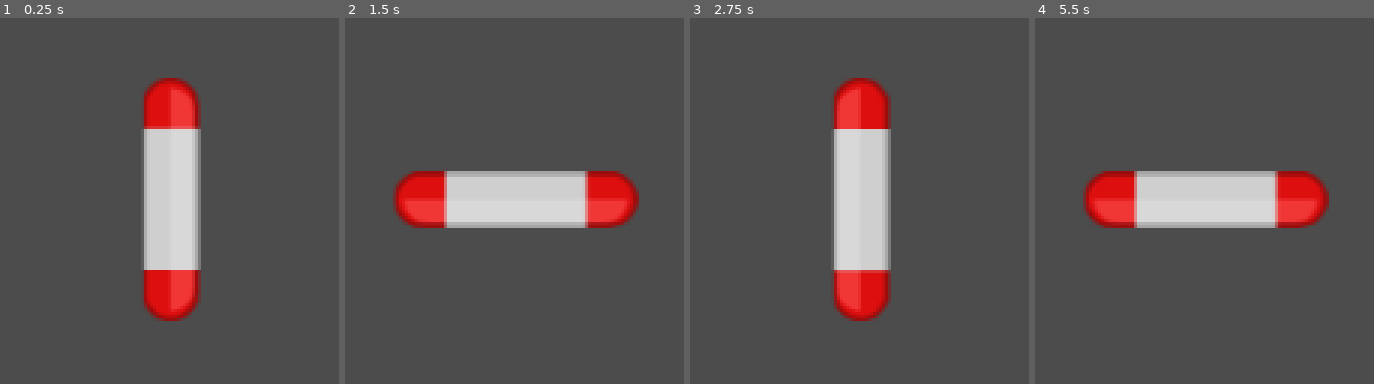
Above: before the commit, frames 1-4 (left to right).
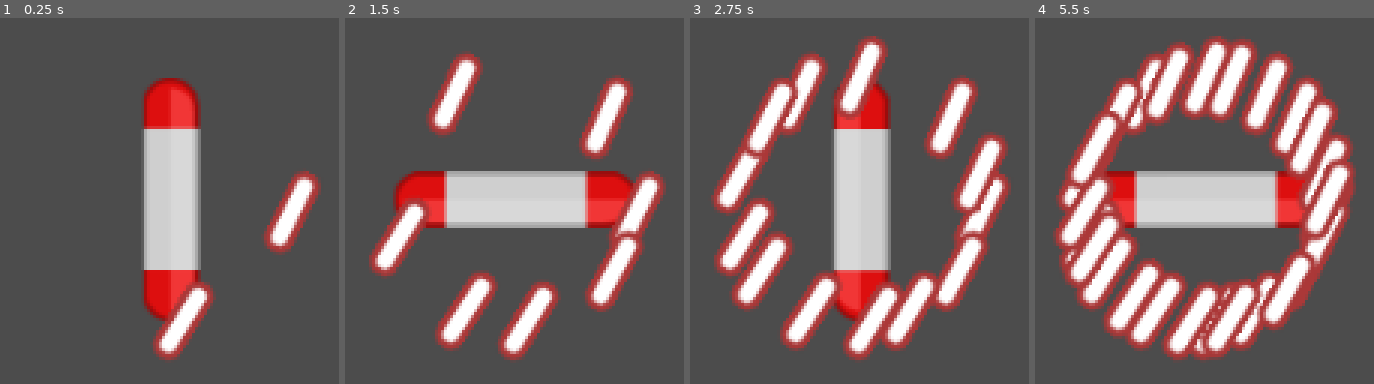
Above: after the commit, the same moments.

Repository: ItsSeaJay/godot-wild-jam-22
Game: Godot game, scene res://Game.tscn
Two runs of this game, one before a commit and one after it. Both use one fixed random seed, a clock stepped at 60 frames per second and the inputs below.
Inputs:
- Up to frame 1 (0.25 s): no input
- Up to frame 2 (1.5 s): no input
- Up to frame 3 (2.75 s): no input
- Up to frame 4 (5.5 s): no input

The runs differ from the first frame. In frame 1, 4.2% of the frame differs, in the area x 45-95%, y 41-94%; in frame 2, 14%; in frame 3, 25%; in frame 4, 37%, in the area x 5-95%, y 4-94%.

Commit message:
Add shooting to player

Diff:
--- /dev/null
+++ b/combat/bullet/Bullet.gd
@@ -0,0 +1,13 @@
+extends Node2D
+
+export var target_group = "enemy"
+
+var velocity = Vector2.ZERO
+
+func _ready():
+	# Allow the target group to be edited by nodes higher up the tree
+	$Hitbox.target_group = target_group
+
+func _process(delta):
+	look_at(velocity)
+	global_translate(velocity * delta)
--- /dev/null
+++ b/combat/bullet/Bullet.tscn
@@ -0,0 +1,15 @@
+[gd_scene load_steps=4 format=2]
+
+[ext_resource path="res://combat/bullet/laserRed04.png" type="Texture" id=1]
+[ext_resource path="res://combat/hitbox/Hitbox.tscn" type="PackedScene" id=2]
+[ext_resource path="res://combat/bullet/Bullet.gd" type="Script" id=3]
+
+[node name="Bullet" type="Node2D"]
+script = ExtResource( 3 )
+
+[node name="Sprite" type="Sprite" parent="."]
+texture = ExtResource( 1 )
+
+[node name="Hitbox" parent="." instance=ExtResource( 2 )]
+
+[editable path="Hitbox"]
--- /dev/null
+++ b/combat/hitbox/Hitbox.gd
@@ -0,0 +1,19 @@
+class_name Hitbox
+extends Area2D
+
+signal target_group_hit
+
+const Hurtbox = preload("res://combat/hurtbox/Hurtbox.gd")
+
+export var target_group = "enemy"
+
+func _ready():
+	self.connect("area_entered", self, "_on_area_entered")
+
+func _on_area_entered(area):
+	if area is Hurtbox:
+		var entity = area.get_node(area.path_to_owner)
+
+		if entity.is_in_group(target_group):
+			entity.hit()
+			emit_signal("target_group_hit")
--- /dev/null
+++ b/combat/hitbox/Hitbox.tscn
@@ -0,0 +1,12 @@
+[gd_scene load_steps=3 format=2]
+
+[ext_resource path="res://combat/hitbox/Hitbox.gd" type="Script" id=1]
+
+[sub_resource type="RectangleShape2D" id=1]
+extents = Vector2( 3.87049, 15.1603 )
+
+[node name="Hitbox" type="Area2D"]
+script = ExtResource( 1 )
+
+[node name="CollisionShape2D" type="CollisionShape2D" parent="."]
+shape = SubResource( 1 )
--- /dev/null
+++ b/combat/hurtbox/Hurtbox.gd
@@ -0,0 +1,4 @@
+class_name Hurtbox
+extends Area2D
+
+export var path_to_owner : NodePath
--- /dev/null
+++ b/combat/hurtbox/Hurtbox.tscn
@@ -0,0 +1,11 @@
+[gd_scene load_steps=3 format=2]
+
+[ext_resource path="res://combat/hurtbox/Hurtbox.gd" type="Script" id=1]
+
+[sub_resource type="RectangleShape2D" id=1]
+
+[node name="Hurtbox" type="Area2D"]
+script = ExtResource( 1 )
+
+[node name="CollisionShape2D" type="CollisionShape2D" parent="."]
+shape = SubResource( 1 )
--- a/player/Player.gd
+++ b/player/Player.gd
@@ -1,10 +1,29 @@
 class_name Player
 extends KinematicBody2D
 
+const Bullet = preload("res://combat/bullet/Bullet.tscn")
+
 export var torque = 1 # How many times each second the player should spin
 export var movement_speed = 32.0
+export var cooldown_time = 0.2
 
 var spin_direction = 1 # Determines which way the player should spin where '1' is clockwise
+var heat = 0
+
+func _process(delta):
+	process_firing(delta)
 
 func _physics_process(delta):
 	self.rotate(TAU * torque * delta)
+
+func process_firing(delta):
+	if heat == 0:
+		fire()
+	else:
+		heat = max(0, heat - delta)
+
+func fire():
+	var instance = Bullet.instance()
+	instance.global_position = $Muzzle.global_position
+	get_tree().root.add_child(instance)
+	heat = cooldown_time
--- a/player/Player.tscn
+++ b/player/Player.tscn
@@ -1,7 +1,8 @@
-[gd_scene load_steps=4 format=2]
+[gd_scene load_steps=5 format=2]
 
 [ext_resource path="res://player/paddleRed.png" type="Texture" id=1]
 [ext_resource path="res://player/Player.gd" type="Script" id=2]
+[ext_resource path="res://combat/hurtbox/Hurtbox.tscn" type="PackedScene" id=3]
 
 [sub_resource type="CapsuleShape2D" id=1]
 radius = 11.7014
@@ -19,3 +20,5 @@
 
 [node name="Muzzle" type="Node2D" parent="."]
 position = Vector2( 52, 0 )
+
+[node name="Hurtbox" parent="." instance=ExtResource( 3 )]
--- a/project.godot
+++ b/project.godot
@@ -9,12 +9,24 @@
 config_version=4
 
 _global_script_classes=[ {
+"base": "Area2D",
+"class": "Hitbox",
+"language": "GDScript",
+"path": "res://combat/hitbox/Hitbox.gd"
+}, {
+"base": "Area2D",
+"class": "Hurtbox",
+"language": "GDScript",
+"path": "res://combat/hurtbox/Hurtbox.gd"
+}, {
 "base": "KinematicBody2D",
 "class": "Player",
 "language": "GDScript",
 "path": "res://player/Player.gd"
 } ]
 _global_script_class_icons={
+"Hitbox": "",
+"Hurtbox": "",
 "Player": ""
 }
 
Binary file added: combat/bullet/laserRed04.png
Not shown, added: combat/bullet/laserRed04.png.import
